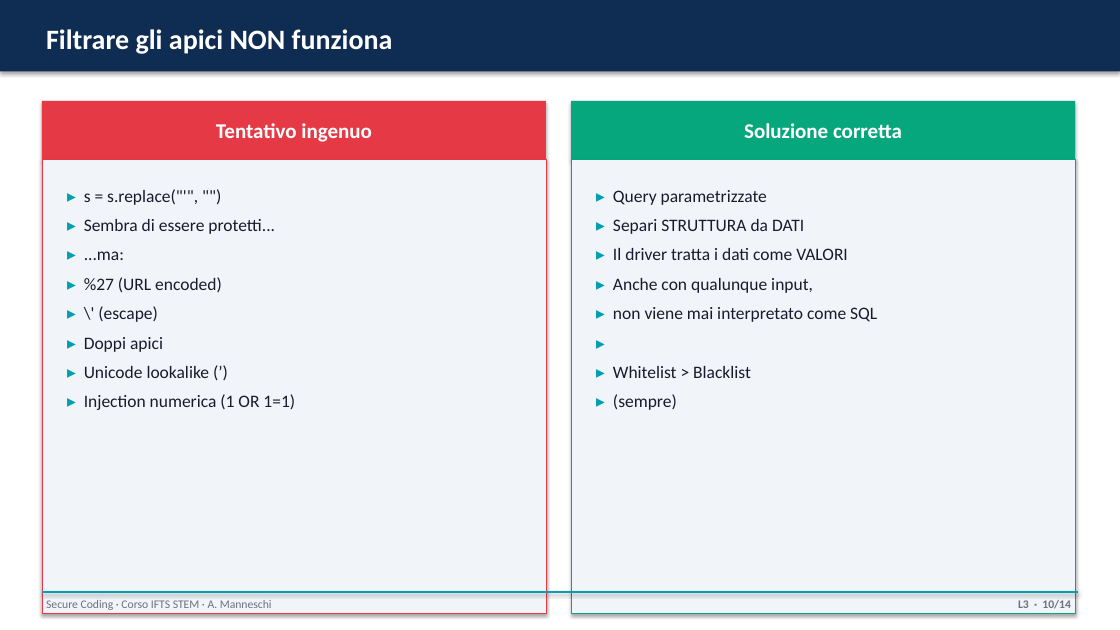
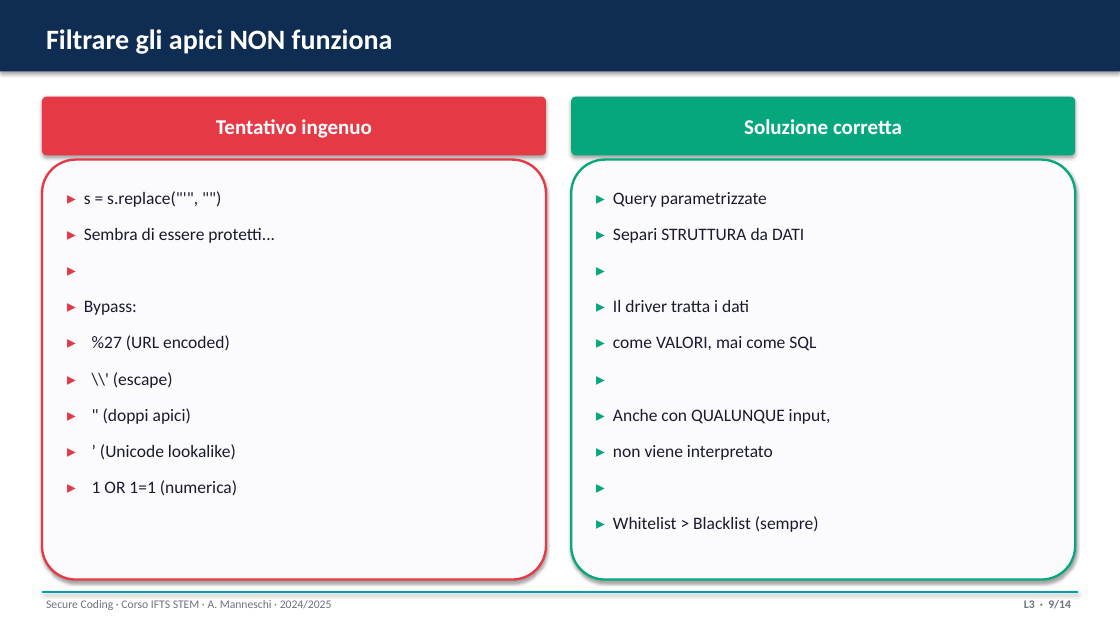
Before and after one commit to ss4i/corso-stem-ifts-secure-coding, a slide deck: slide 9 of slide/L3_sql_injection.pptx (slide 10 before the commit). Drawn at 1120x630 pixels with LibreOffice and Linux fonts; fonts in the diff are those of the drawing. Boxes give left, top, right and bottom in pixels: in the first picture for what was removed or moved away, otherwise in the second. Text is boxed around its words. In the diff, an @@ line names an element or a change of style, - is before the commit and + after.

```diff
--- a/slide/L3_sql_injection.pptx
+++ b/slide/L3_sql_injection.pptx
@@ rounded rectangle at <box>42,97,546,155</box>: rectangle to rounded rectangle @@
@@ 2 texts, 2 rounded rectangles: place and size @@
-2 texts, 2 rounded rectangles at <box>42,101,1075,160</box>
+2 texts, 2 rounded rectangles at <box>42,97,1075,155</box>
@@ rounded rectangle at <box>571,97,1075,155</box>: rectangle to rounded rectangle @@
@@ rounded rectangle: place and size @@
-rounded rectangle at <box>42,160,546,613</box>
+rounded rectangle at <box>42,160,546,580</box>
@@ rounded rectangle at <box>42,160,546,580</box>: rectangle to rounded rectangle; fill #F1F4F8 to #FBFBFD; outline #E63946 0.75 pt to #E63946 2 pt @@
@@ rounded rectangle: place and size @@
-rounded rectangle at <box>571,160,1075,613</box>
+rounded rectangle at <box>571,160,1075,580</box>
@@ rounded rectangle at <box>571,160,1075,580</box>: rectangle to rounded rectangle; fill #F1F4F8 to #FBFBFD; outline #06A77D 0.75 pt to #06A77D 2 pt @@
@@ text at <box>84,191,275,351</box>: text colour #00A0B0 to #E63946 in "▸", "▸", "▸"; line spacing 1.4 to 1.5; more space between paragraphs @@
@@ text at <box>613,192,804,243</box>: text colour #00A0B0 to #06A77D in "▸", "▸", "▸"; line spacing 1.4 to 1.5; more space between paragraphs @@
@@ text at <box>613,248,877,322</box>: paragraphs removed @@
-▸ Il driver tratta i dati come VALORI
-▸ Anche con qualunque input,
-▸ non viene mai interpretato come SQL
@@ text at <box>84,300,137,315</box>: text changed @@
-▸ ...ma:
+▸
+▸ Bypass:
@@ text at <box>613,300,831,532</box>: text changed @@
-▸ Whitelist > Blacklist
-▸ (sempre)
+▸ Il driver tratta i dati
+▸ come VALORI, mai come SQL
+▸
+▸ Anche con QUALUNQUE input,
+▸ non viene interpretato
+▸
+▸ Whitelist > Blacklist (sempre)
@@ text at <box>92,372,237,496</box>: text changed @@
-▸ \' (escape)
-▸ Doppi apici
-▸ Unicode lookalike (ʼ)
-▸ Injection numerica (1 OR 1=1)
+▸ \\' (escape)
+▸ " (doppi apici)
+▸ ʼ (Unicode lookalike)
+▸ 1 OR 1=1 (numerica)
@@ text at <box>46,600,332,610</box>: text changed @@
-Secure Coding · Corso IFTS STEM · A. Manneschi
+Secure Coding · Corso IFTS STEM · A. Manneschi · 2024/2025
@@ text at <box>1024,600,1071,609</box>: text changed @@
-L3 · 10/14
+L3 · 9/14
```
Also in this commit, not shown: 8 other slides changed, 5 slides added, 5 slides removed, 26 other files.
